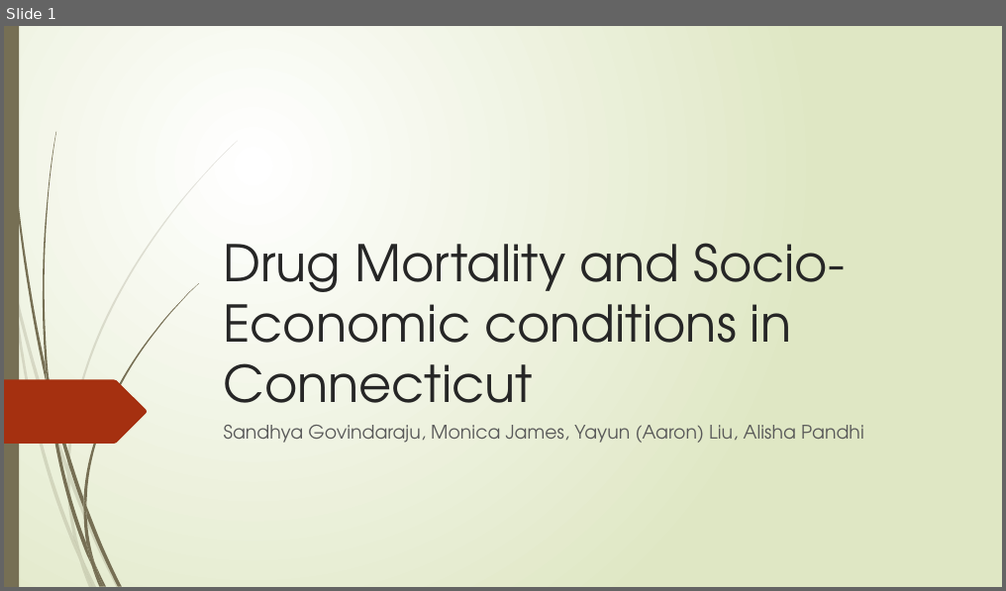
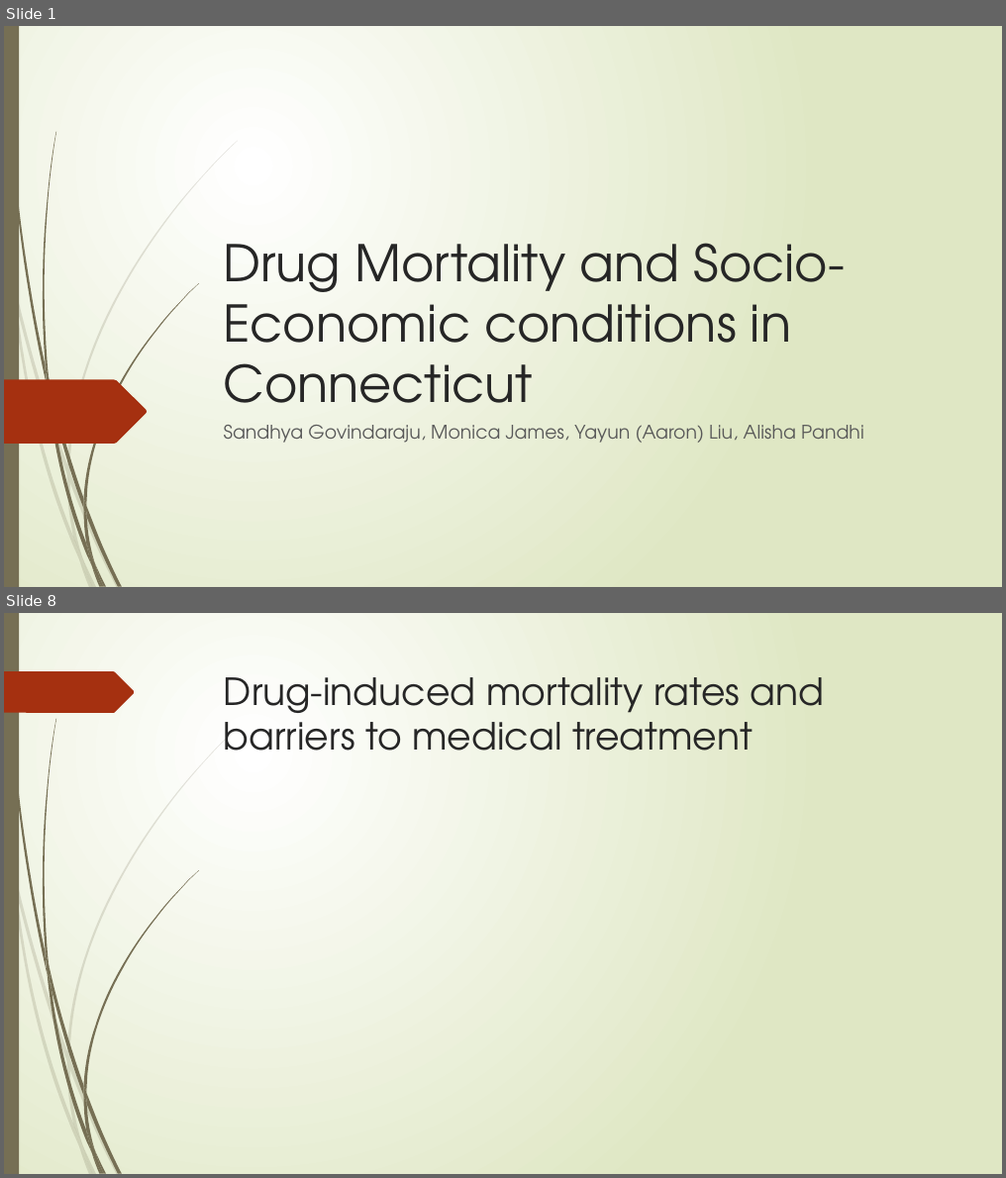
Before and after one commit to yayunl/DataViz-Project1, a slide deck: Drug Mortality and Socio-Economic conditions in Connecticut.pptx. Shown one above the other, each under a label of ours: slide 1 before the commit, slides 1 and 8 after it; the slides between them are not shown. The pictures are 1006x591 and 1006x1178 pixels, drawn with LibreOffice and Linux fonts; fonts in the diff are those of the drawing. Boxes give left, top, right and bottom in pixels: in the first picture for what was removed or moved away, otherwise in the second. Text is boxed around its words. In the diff, an @@ line names an element or a change of style, - is before the commit and + after.

```diff
--- a/Drug Mortality and Socio-Economic conditions in Connecticut.pptx
+++ b/Drug Mortality and Socio-Economic conditions in Connecticut.pptx
@@ slide 8 added at [4,613,1002,1174], background gradient #FFFFFF to #DFE8C4; not listed: 23 template elements that a slide beside it also shows @@
@@ freeform shape added at [4,671,135,713], fill #A53010 @@
@@ title added at [224,677,825,751], 36 pt, text #262626 @@
+Drug-induced mortality rates and barriers to medical treatment
```
Also in this commit, not shown: 1 slide changed, 7 other slides added, 1 slide removed.
